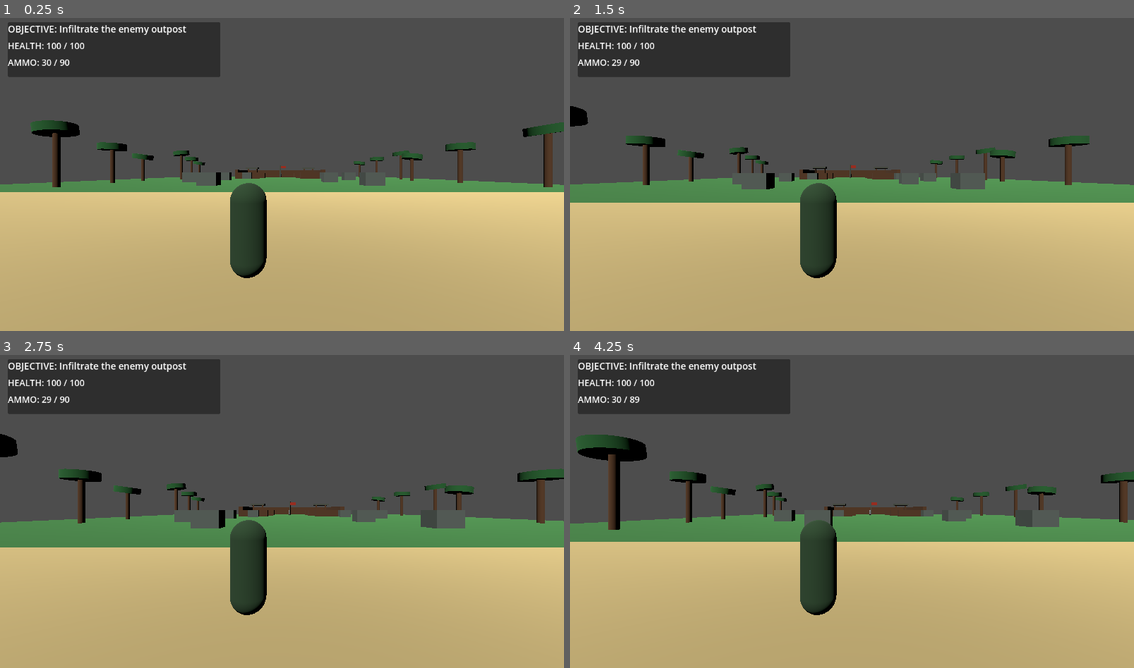
Above: before the commit, frames 1-4 (two rows, left to right).
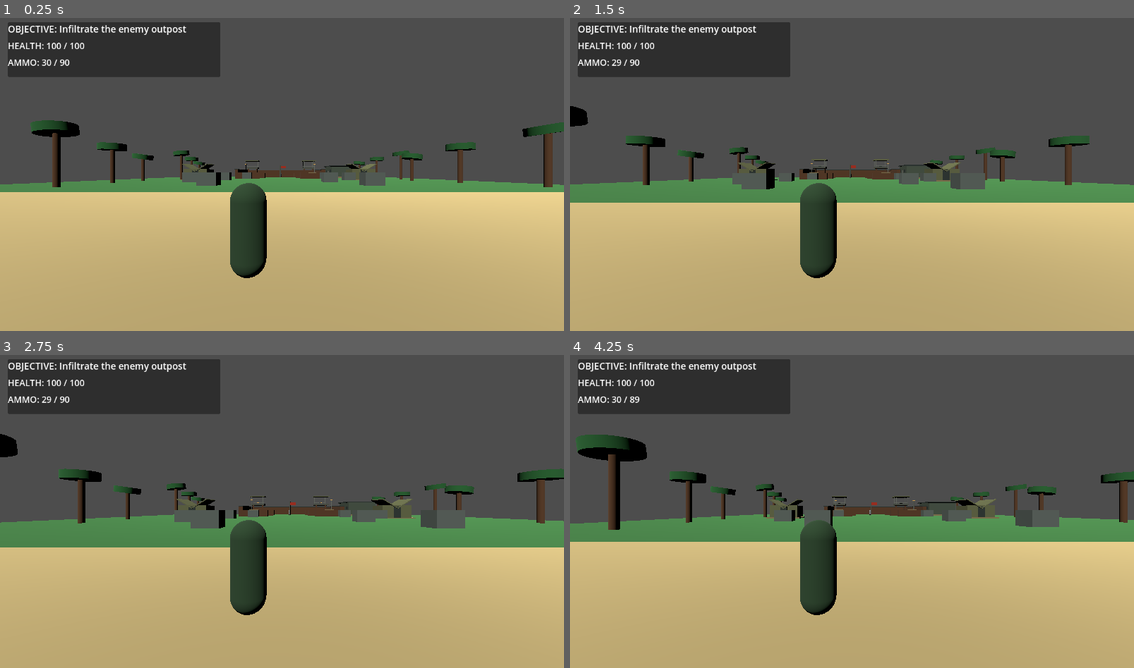
Above: after the commit, the same moments.

Repository: gauravprajapat-23/commando-assesian
Game: Godot game, scene res://scenes/main.tscn
Two runs of this game, one before a commit and one after it. Both use one fixed random seed, a clock stepped at 60 frames per second and the inputs below.
Inputs (mouse positions are in pixels of both pictures, inside the frame that each line leads up to):
- Up to frame 1 (0.25 s): no input
- Up to frame 2 (1.5 s): tap Enter at 0.5 s; move the mouse to (823, 237) at 0.52 s; hold Shift 0.53-1.28 s; hold W from 0.53 s (still down); click (823, 237) at 0.67 s; tap Space at 0.77 s; move the mouse to (1021, 221) at 1.27 s; tap Ctrl at 1.35 s
- Up to frame 3 (2.75 s): tap Space at 1.52 s; move the mouse to (112, 461) at 2.02 s; release W at 2.03 s; hold A from 2.03 s (still down); hold R from 2.03 s (still down)
- Up to frame 4 (4.25 s): move the mouse to (880, 508) at 2.77 s; release R at 2.78 s; tap Shift at 2.85 s; click (880, 508) at 2.92 s; tap Space at 3.02, 3.77 s; move the mouse to (767, 430) at 3.52 s; release A at 3.53 s; hold S from 3.53 s (still down); hold Ctrl from 3.53 s (still down)

The runs differ from the first frame. In frame 1, 0.2% of the frame differs, in the area x 32-67%, y 45-52%; in frame 2, 0.3%; in frame 3, 0.4%; in frame 4, 0.5%, in the area x 34-77%, y 45-53%.

Commit message:
ISLAND-ART-03: attach compound visual upgrade without changing collision blockout

Diff:
--- a/scripts/world/island_01.gd
+++ b/scripts/world/island_01.gd
@@ -13,8 +13,13 @@
 const WATER := Color(0.15, 0.50, 0.62)
 const FLAG := Color(0.75, 0.20, 0.12)
 
+const MILITARY_COMPOUND := preload("res://scripts/world/military_compound.gd")
+
 func _ready() -> void:
 	_build_island()
+	var compound := MILITARY_COMPOUND.new()
+	compound.name = "MilitaryCompound"
+	add_child(compound)
 
 
 func _material(color: Color) -> StandardMaterial3D:
